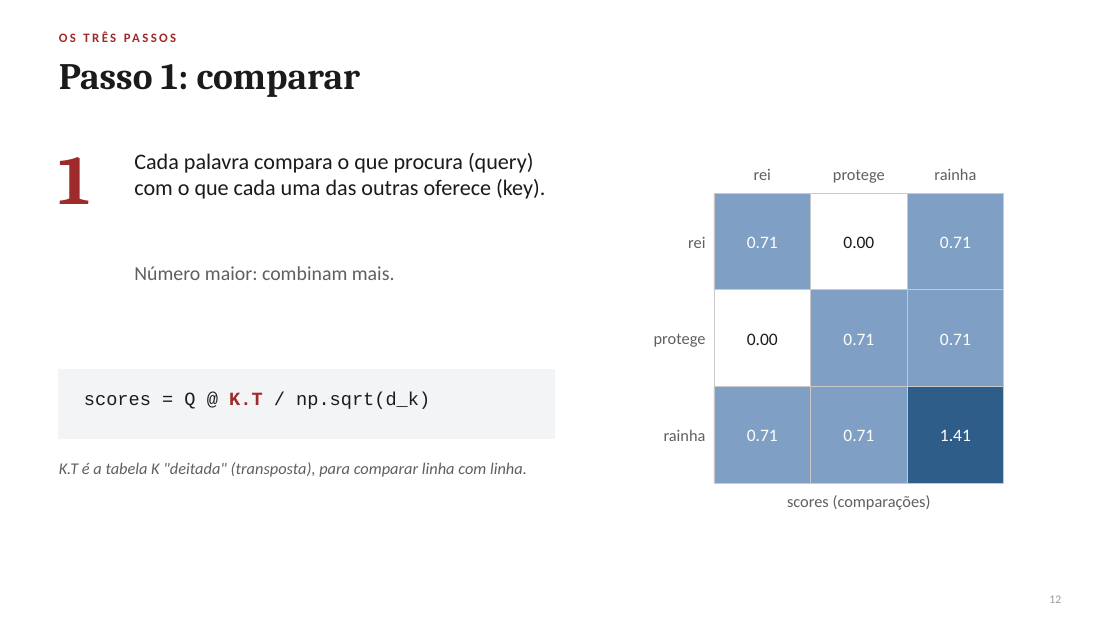
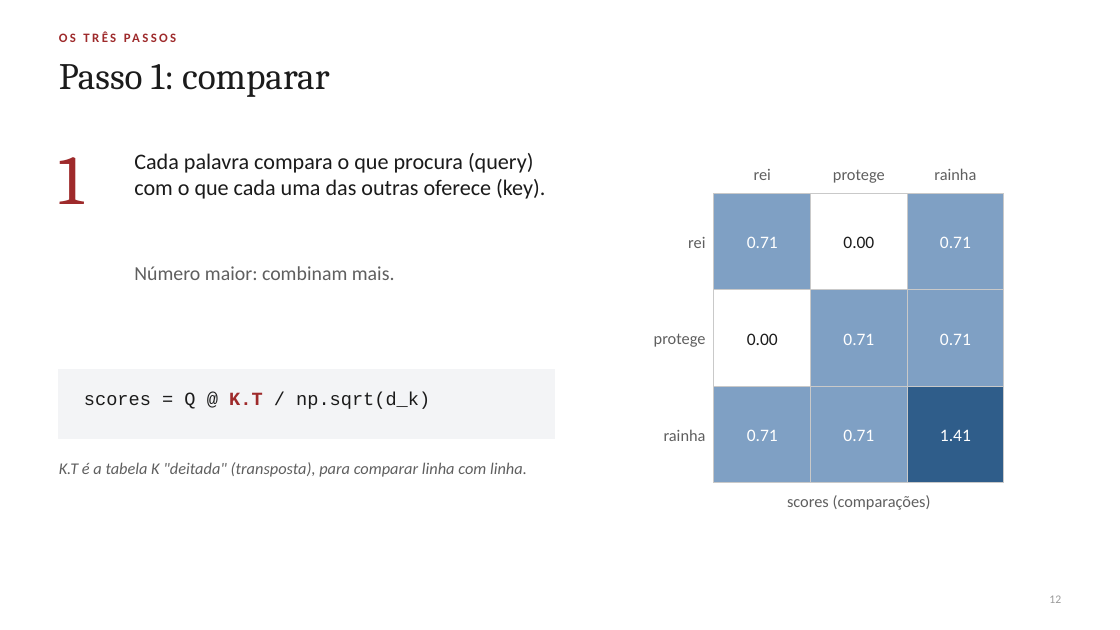
Before and after one commit to giovannibragasv/transformer-do-zero, a slide deck: slide 12 of slides/attention_workshop.pptx. Drawn at 1120x630 pixels with LibreOffice and Linux fonts; fonts in the diff are those of the drawing. Boxes give left, top, right and bottom in pixels: in the first picture for what was removed or moved away, otherwise in the second. Text is boxed around its words. In the diff, an @@ line names an element or a change of style, - is before the commit and + after.

```diff
--- a/slides/attention_workshop.pptx
+++ b/slides/attention_workshop.pptx
@@ text "Passo 1: comparar" at [59,64,329,97]: bold off @@
@@ text "1" at [59,157,84,204]: bold off @@
```
Also in this commit, not shown: 24 other slides changed, 5 other files.
